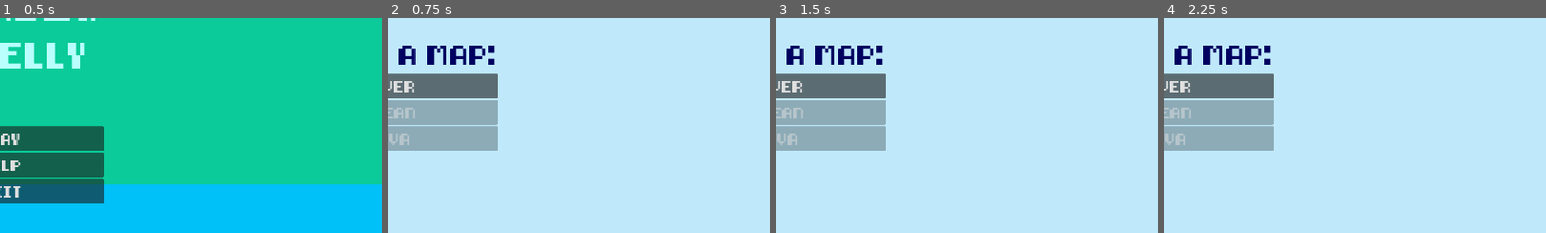
Above: before the commit, frames 1-4 (left to right).
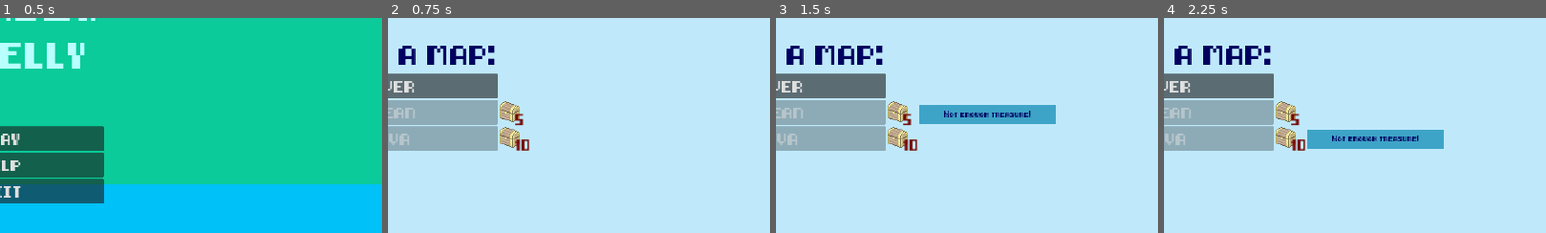
Above: after the commit, the same moments.

Repository: Anjellyrika/fishdew
Game: Godot game, scene res://src/main_menu.tscn
The game is run twice, just before and just after one commit, with the same random seed, the same clock (stepped at 60 frames per second) and the same inputs.
Inputs (mouse positions are % of the whole screen's width and height, from its top left):
- Up to frame 1 (0.5 s): no input
- Up to frame 2 (0.75 s): click "Play" at 0.5 s
- Up to frame 3 (1.5 s): click (66, 54) at 1.27 s
- Up to frame 4 (2.25 s): click (66, 60) at 2.02 s
The pictures show only the part of the screen within x 50-100%, y 32-82%; the shares and areas given below are measured in that part.

Frame 1 is identical in both runs. In frame 2, 1.0% of the frame differs, in the area x 29-37%, y 38-62%; in frame 3, 4.2%, in the area x 29-74%, y 38-62%; in frame 4, 4.2%.

Commit message:
feat: implement purchasable maps

Diff:
--- a/src/fishing_lvl/fishing_lvl.gd
+++ b/src/fishing_lvl/fishing_lvl.gd
@@ -31,9 +31,6 @@
 	idle_time = level_properties.idle_time
 	treasure_rarity = level_properties.treasure_spawns
 
-	### DEBUG
-#	print("species: ", level_properties.species, " habitat: ", level_properties.habitat, " speed: ", fish_speed, " idle time: ", idle_time, " treasure rarity: ", treasure_rarity)
-
 
 func add_treasure():
 	treasure_count += 1
--- a/src/ui/map_select_layer.gd
+++ b/src/ui/map_select_layer.gd
@@ -2,10 +2,16 @@
 
 var main_scene: OverworldScene
 
-@onready var buttons = $ColorRect/MapSelection.get_children()
+@onready var map_select_buttons = $ColorRect/MapSelection.get_children()
+
+@onready var buy_ocean_dialog = $ColorRect/BuyOceanDialog
+@onready var buy_lava_dialog = $ColorRect/BuyLavaDialog
 
 func _ready():
-	for button in buttons:
+	render_buttons()
+
+func render_buttons():
+	for button in map_select_buttons:
 		if button.get_name() in Global.unlocked_maps:
 			button.disabled = false
 
@@ -31,3 +37,37 @@
 func _on_lava_pressed():
 	Global.active_map = "Lava"
 	load_overworld()
+
+
+func _on_buy_ocean_button_pressed():
+	if Global.treasure_inventory >= 5:
+		Global.unlocked_maps.append("Ocean")
+		Global.treasure_inventory -= 5
+		render_buttons()
+	else:
+		buy_ocean_dialog.get_child(0).text = "Not enough treasure!"
+
+
+func _on_buy_lava_button_pressed():
+	if Global.treasure_inventory >= 10:
+		Global.unlocked_maps.append("Lava")
+		Global.treasure_inventory -= 10
+		render_buttons()
+	else:
+		buy_lava_dialog.get_child(0).text = "Not enough treasure!"
+
+
+func _on_buy_ocean_button_mouse_entered():
+	buy_ocean_dialog.visible = true
+
+
+func _on_buy_lava_button_mouse_entered():
+	buy_lava_dialog.visible = true
+
+
+func _on_buy_ocean_button_mouse_exited():
+	buy_ocean_dialog.visible = false
+
+
+func _on_buy_lava_button_mouse_exited():
+	buy_lava_dialog.visible = false
--- a/src/ui/map_select_layer.tscn
+++ b/src/ui/map_select_layer.tscn
@@ -1,7 +1,13 @@
-[gd_scene load_steps=3 format=3 uid="uid://c5w0k1pfkhqnb"]
+[gd_scene load_steps=5 format=3 uid="uid://c5w0k1pfkhqnb"]
 
 [ext_resource type="FontFile" uid="uid://bdpbpkhnq8lny" path="res://assets/8-bit-pusab.ttf" id="1_6u37w"]
 [ext_resource type="Script" path="res://src/ui/map_select_layer.gd" id="1_ga63m"]
+[ext_resource type="Texture2D" uid="uid://bfqpgrqixy64o" path="res://assets/Treasure_Chest.png" id="2_v6m5i"]
+
+[sub_resource type="LabelSettings" id="LabelSettings_8yrfb"]
+font = ExtResource("1_6u37w")
+font_size = 23
+font_color = Color(0.462745, 0.0431373, 0.0313726, 1)
 
 [node name="MapSelectLayer" type="CanvasLayer"]
 script = ExtResource("1_ga63m")
@@ -13,6 +19,112 @@
 grow_horizontal = 2
 grow_vertical = 2
 color = Color(0.74902, 0.913725, 0.980392, 1)
+
+[node name="BuyOceanDialog" type="ColorRect" parent="ColorRect"]
+visible = false
+layout_mode = 1
+anchors_preset = 12
+anchor_top = 1.0
+anchor_right = 1.0
+anchor_bottom = 1.0
+offset_left = 1320.0
+offset_top = -512.0
+offset_right = -256.0
+offset_bottom = -464.0
+grow_horizontal = 2
+grow_vertical = 0
+color = Color(0.243137, 0.643137, 0.780392, 1)
+
+[node name="BuyDialogLabel" type="Label" parent="ColorRect/BuyOceanDialog"]
+texture_filter = 1
+layout_mode = 1
+anchors_preset = 15
+anchor_right = 1.0
+anchor_bottom = 1.0
+grow_horizontal = 2
+grow_vertical = 2
+theme_override_colors/font_color = Color(0, 0, 0.376471, 1)
+theme_override_fonts/font = ExtResource("1_6u37w")
+theme_override_font_sizes/font_size = 12
+text = "Unlock Ocean for 5 Treasure"
+horizontal_alignment = 1
+vertical_alignment = 1
+
+[node name="Ocean" type="Control" parent="ColorRect"]
+anchors_preset = 0
+offset_right = 40.0
+offset_bottom = 40.0
+
+[node name="BuyOceanButton" type="TextureButton" parent="ColorRect/Ocean"]
+layout_mode = 0
+offset_left = 1240.0
+offset_top = 560.0
+offset_right = 1656.0
+offset_bottom = 976.0
+scale = Vector2(0.125, 0.125)
+texture_normal = ExtResource("2_v6m5i")
+
+[node name="Cost" type="Label" parent="ColorRect/Ocean"]
+layout_mode = 0
+offset_left = 1280.0
+offset_top = 584.0
+offset_right = 1320.0
+offset_bottom = 630.0
+text = "5"
+label_settings = SubResource("LabelSettings_8yrfb")
+
+[node name="BuyLavaDialog" type="ColorRect" parent="ColorRect"]
+visible = false
+layout_mode = 1
+anchors_preset = 12
+anchor_top = 1.0
+anchor_right = 1.0
+anchor_bottom = 1.0
+offset_left = 1320.0
+offset_top = -448.0
+offset_right = -256.0
+offset_bottom = -400.0
+grow_horizontal = 2
+grow_vertical = 0
+color = Color(0.243137, 0.643137, 0.780392, 1)
+
+[node name="BuyDialogLabel" type="Label" parent="ColorRect/BuyLavaDialog"]
+texture_filter = 1
+layout_mode = 1
+anchors_preset = 15
+anchor_right = 1.0
+anchor_bottom = 1.0
+grow_horizontal = 2
+grow_vertical = 2
+theme_override_colors/font_color = Color(0, 0, 0.376471, 1)
+theme_override_fonts/font = ExtResource("1_6u37w")
+theme_override_font_sizes/font_size = 12
+text = "Unlock Lava for 10 Treasure"
+horizontal_alignment = 1
+vertical_alignment = 1
+
+[node name="Lava" type="Control" parent="ColorRect"]
+anchors_preset = 0
+offset_right = 40.0
+offset_bottom = 40.0
+
+[node name="BuyLavaButton" type="TextureButton" parent="ColorRect/Lava"]
+layout_mode = 0
+offset_left = 1240.0
+offset_top = 624.0
+offset_right = 1656.0
+offset_bottom = 1040.0
+scale = Vector2(0.125, 0.125)
+texture_normal = ExtResource("2_v6m5i")
+
+[node name="Cost" type="Label" parent="ColorRect/Lava"]
+layout_mode = 0
+offset_left = 1280.0
+offset_top = 648.0
+offset_right = 1320.0
+offset_bottom = 694.0
+text = "10"
+label_settings = SubResource("LabelSettings_8yrfb")
 
 [node name="MapSelection" type="VBoxContainer" parent="ColorRect"]
 layout_mode = 1
@@ -60,6 +172,12 @@
 disabled = true
 text = "Lava"
 
+[connection signal="mouse_entered" from="ColorRect/Ocean/BuyOceanButton" to="." method="_on_buy_ocean_button_mouse_entered"]
+[connection signal="mouse_exited" from="ColorRect/Ocean/BuyOceanButton" to="." method="_on_buy_ocean_button_mouse_exited"]
+[connection signal="pressed" from="ColorRect/Ocean/BuyOceanButton" to="." method="_on_buy_ocean_button_pressed"]
+[connection signal="mouse_entered" from="ColorRect/Lava/BuyLavaButton" to="." method="_on_buy_lava_button_mouse_entered"]
+[connection signal="mouse_exited" from="ColorRect/Lava/BuyLavaButton" to="." method="_on_buy_lava_button_mouse_exited"]
+[connection signal="pressed" from="ColorRect/Lava/BuyLavaButton" to="." method="_on_buy_lava_button_pressed"]
 [connection signal="pressed" from="ColorRect/MapSelection/River" to="." method="_on_river_pressed"]
 [connection signal="pressed" from="ColorRect/MapSelection/Ocean" to="." method="_on_ocean_pressed"]
 [connection signal="pressed" from="ColorRect/MapSelection/Lava" to="." method="_on_lava_pressed"]
